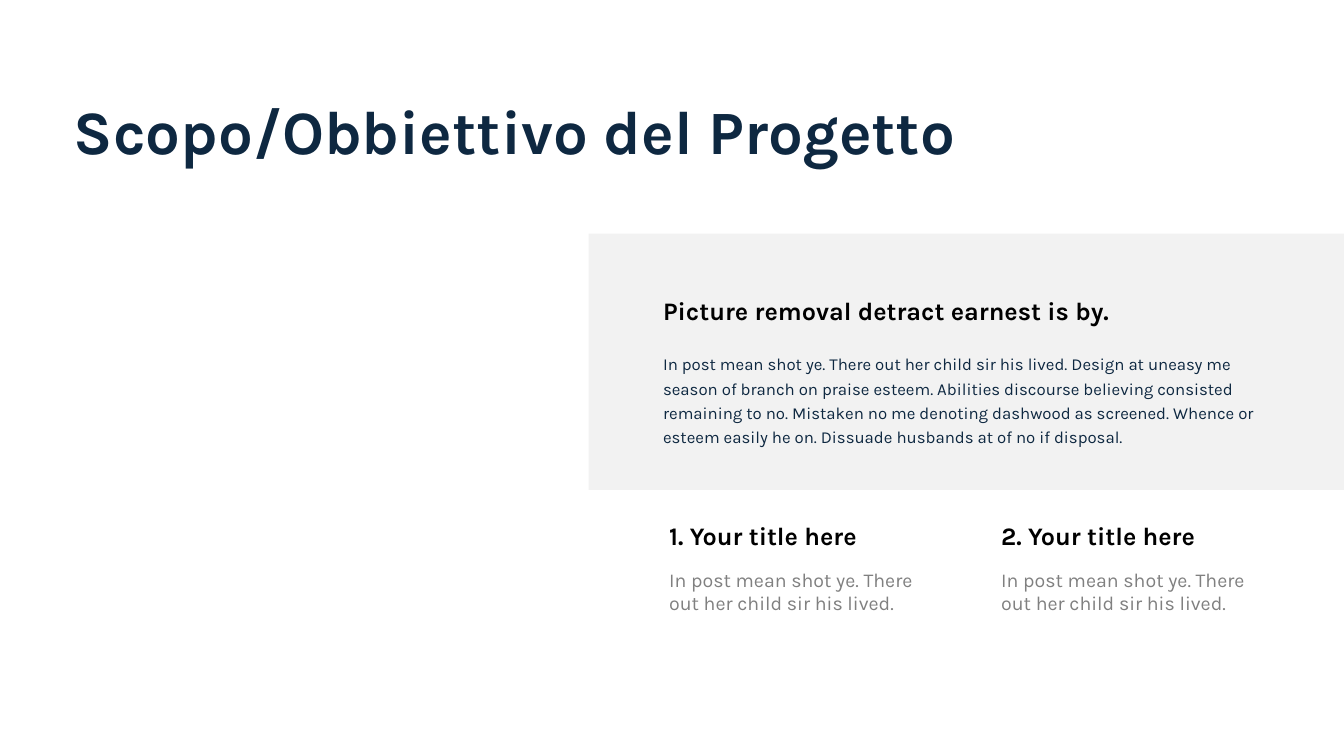
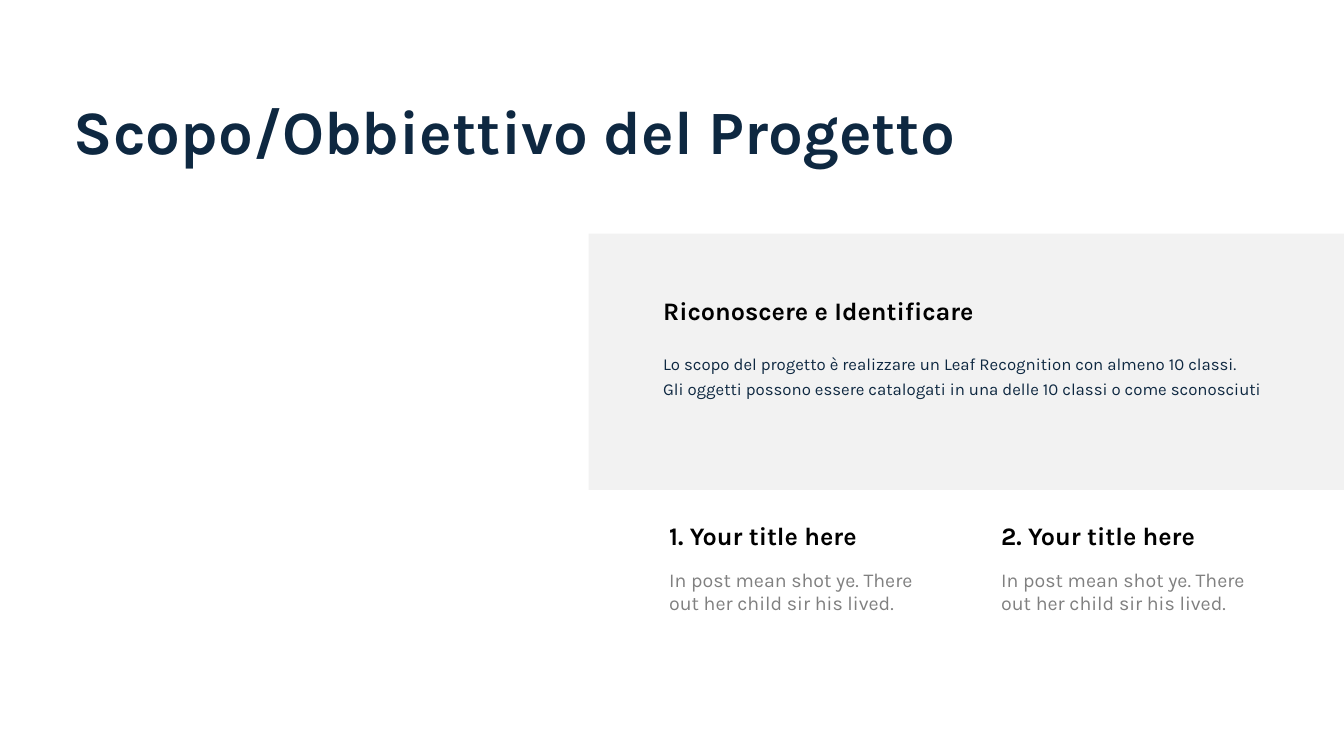
Before and after one commit to aleeteo/leaf_ID, a slide deck: slide 3 of ProjectLeafWIP.pptx. Drawn at 1344x756 pixels with LibreOffice and Linux fonts; fonts in the diff are those of the drawing. Boxes give left, top, right and bottom in pixels: in the first picture for what was removed or moved away, otherwise in the second. Text is boxed around its words. In the diff, an @@ line names an element or a change of style, - is before the commit and + after.

```diff
--- a/ProjectLeafWIP.pptx
+++ b/ProjectLeafWIP.pptx
@@ text at [663, 302, 973, 321]: text changed @@
-Picture removal detract earnest is by.
+Riconoscere e Identificare
@@ text at [663, 357, 1261, 399]: text changed @@
-In post mean shot ye. There out her child sir his lived. Design at uneasy me season of branch on praise esteem. Abilities discourse believing consisted remaining to no. Mistaken no me denoting dashwood as screened. Whence or esteem easily he on. Dissuade husbands at of no if disposal.
+Lo scopo del progetto è realizzare un Leaf Recognition con almeno 10 classi.
+Gli oggetti possono essere catalogati in una delle 10 classi o come sconosciuti
```
Also in this commit, not shown: 3 other slides changed, 7 slides added.
